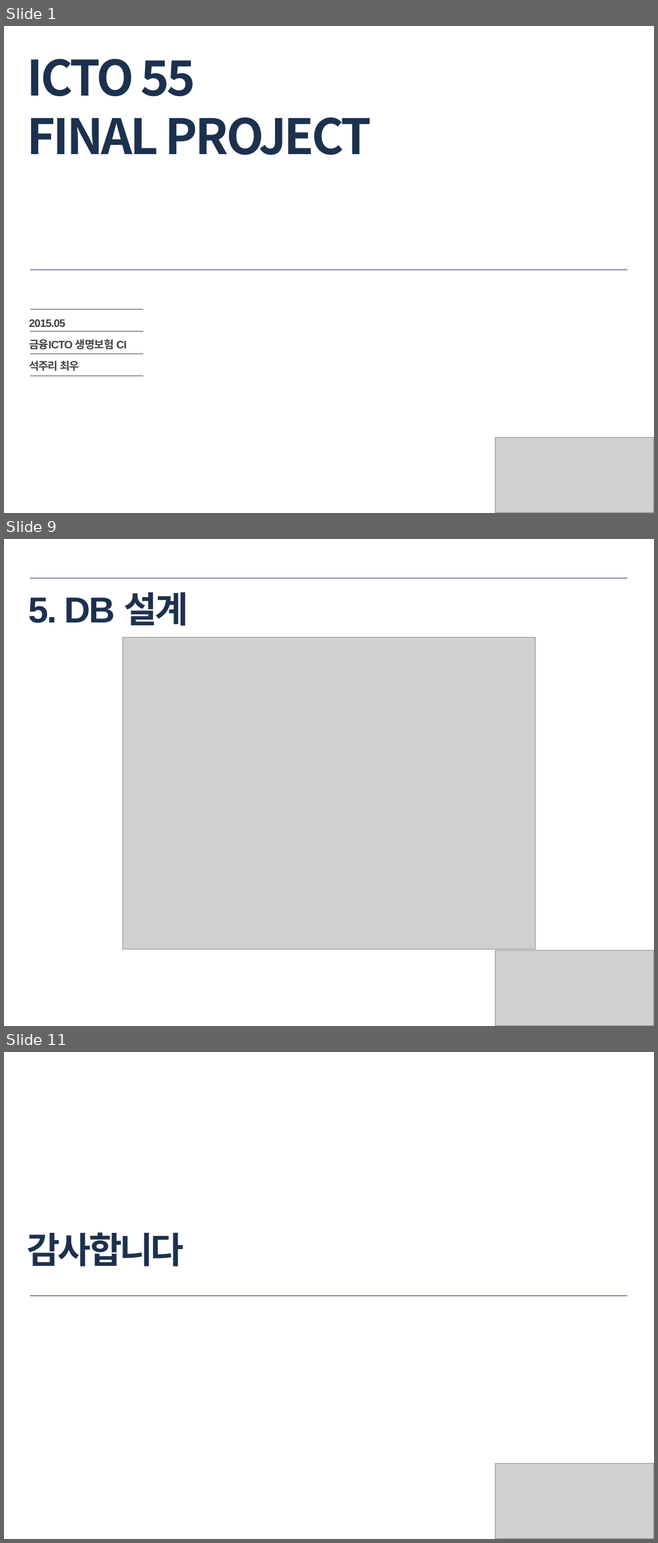
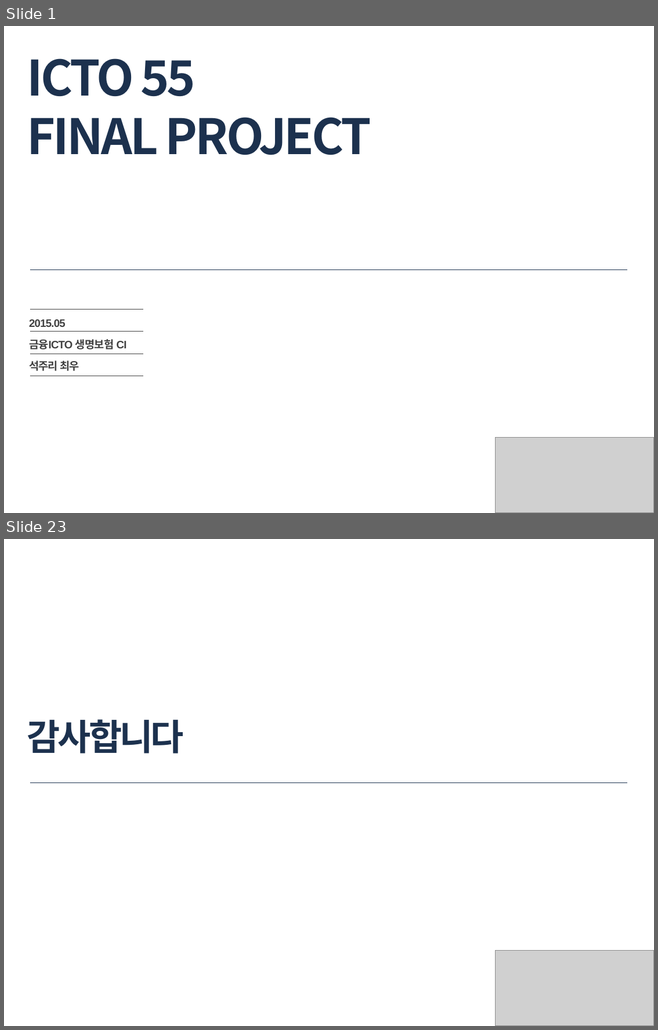
Before and after one commit to icto55-2-juree/WoojuProject, a slide deck: documents/Icto55_2_project(석주리, 최우).pptx. Shown one above the other, each under a label of ours: slides 1, 9 and 11 before the commit, slides 1 and 23 after it; the slides between them are not shown. The pictures are 658x1543 and 658x1030 pixels, drawn with LibreOffice and Linux fonts; fonts in the diff are those of the drawing; grey boxes stand for pictures. Boxes give left, top, right and bottom in pixels: in the first picture for what was removed or moved away, otherwise in the second. Text is boxed around its words. In the diff, an @@ line names an element or a change of style, - is before the commit and + after.

```diff
--- a/documents/Icto55_2_project(석주리, 최우).pptx
+++ b/documents/Icto55_2_project(석주리, 최우).pptx
@@ slide 9 removed at [4,539,654,1026], background #FFFFFF @@
@@ line removed from (30, 578) to (627, 578) @@
@@ title removed at [28,592,188,626] @@
-5. DB 설계
@@ picture removed at [122,638,535,950] @@
@@ picture removed at [495,950,654,1026] @@
@@ what was slide 11 is now slide 23 @@
```
Also in this commit, not shown: 8 slides changed, 13 slides added, 2 other files.
